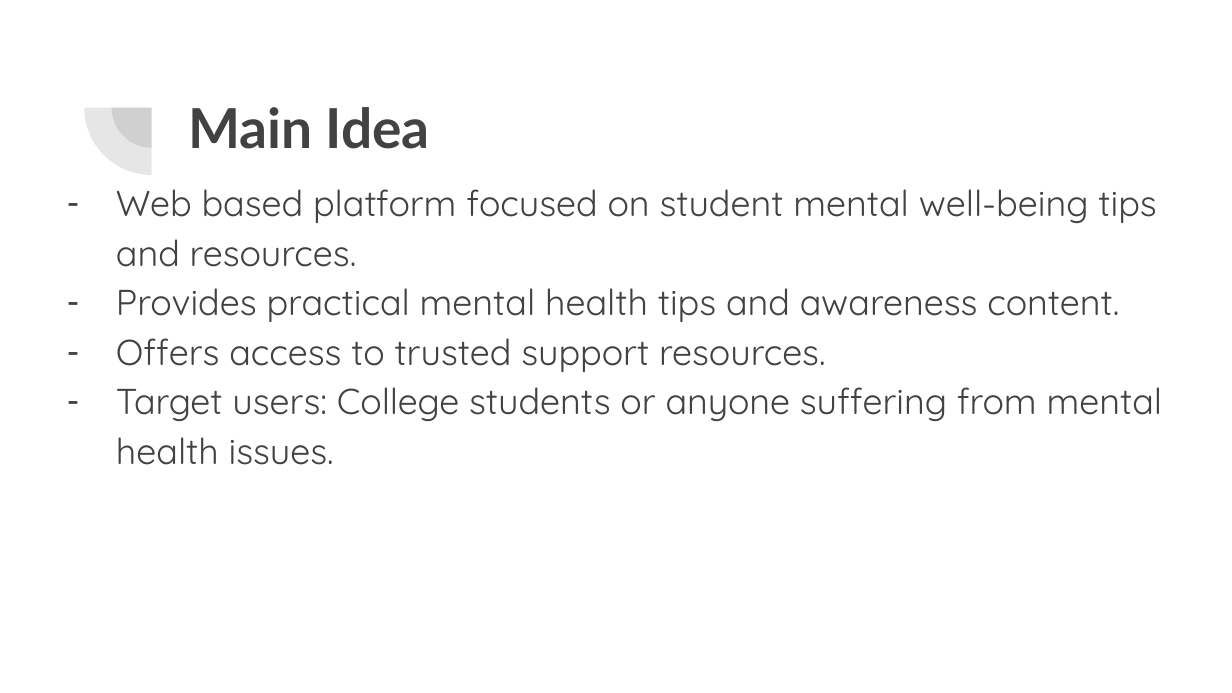
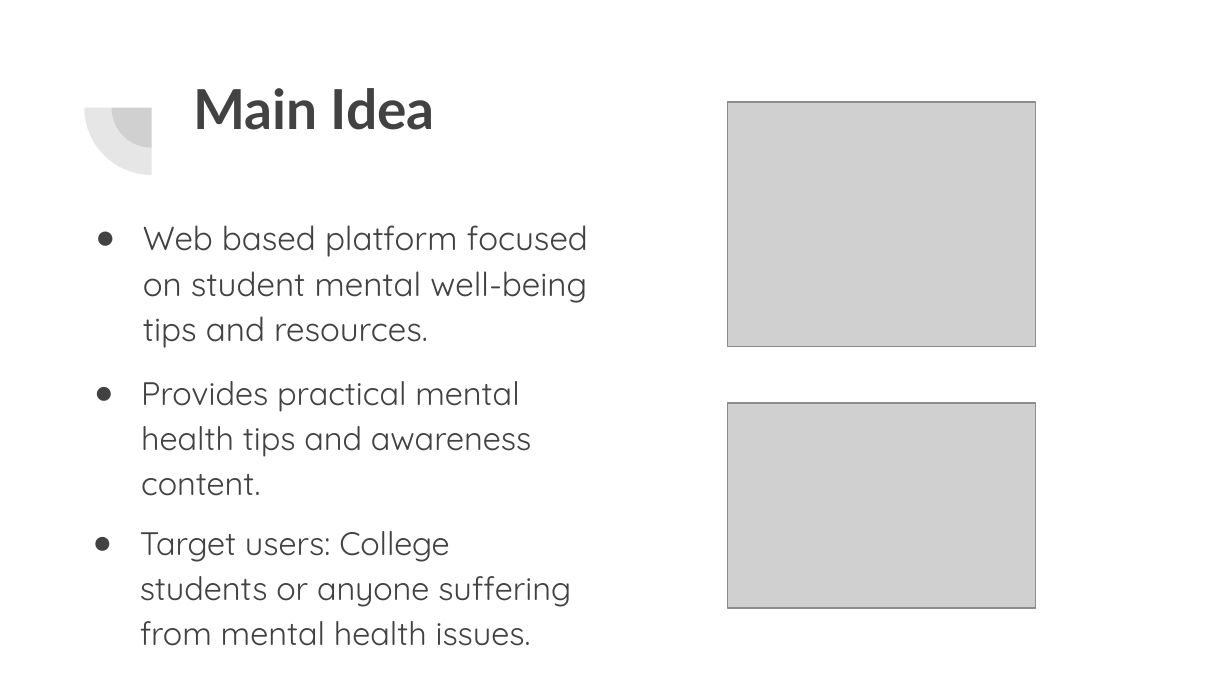
Before and after one commit to ziadprog/ISTE240-Project-Group-6, a slide deck: slide 2 of ISTE Project PPT Group 6.pptx. Drawn at 1232x693 pixels with LibreOffice and Linux fonts; fonts in the diff are those of the drawing; grey boxes stand for pictures. Boxes give left, top, right and bottom in pixels: in the first picture for what was removed or moved away, otherwise in the second. Text is boxed around its words. In the diff, an @@ line names an element or a change of style, - is before the commit and + after.

```diff
--- a/ISTE Project PPT Group 6.pptx
+++ b/ISTE Project PPT Group 6.pptx
@@ title "Main Idea": place and size @@
-title "Main Idea" at <box>188,107,430,149</box>
+title "Main Idea" at <box>193,88,435,130</box>
@@ picture added at <box>727,102,1035,347</box> @@
@@ text "Web based platform focused on ...": place and size @@
-text "Web based platform focused on ..." at <box>116,189,1163,465</box>
+text "Web based platform focused on ..." at <box>143,225,588,348</box>
@@ text "Web based platform focused on ..." at <box>143,225,588,348</box>: size 21 to 19.4 pt; bullet - to ● @@
@@ text at <box>116,288,1163,465</box>: paragraphs removed @@
-– Provides practical mental health tips and awareness content.
-– Offers access to trusted support resources.
-– Target users: College students or anyone suffering from mental health issues.
@@ text added at <box>141,381,531,496</box>, 19 pt, text #424242 @@
+● Provides practical mental health tips and awareness content.
@@ picture added at <box>727,403,1035,607</box> @@
@@ text added at <box>140,531,571,646</box>, 19 pt, text #424242 @@
+● Target users: College students or anyone suffering from mental health issues.
```
Also in this commit, not shown: 3 other slides changed.
